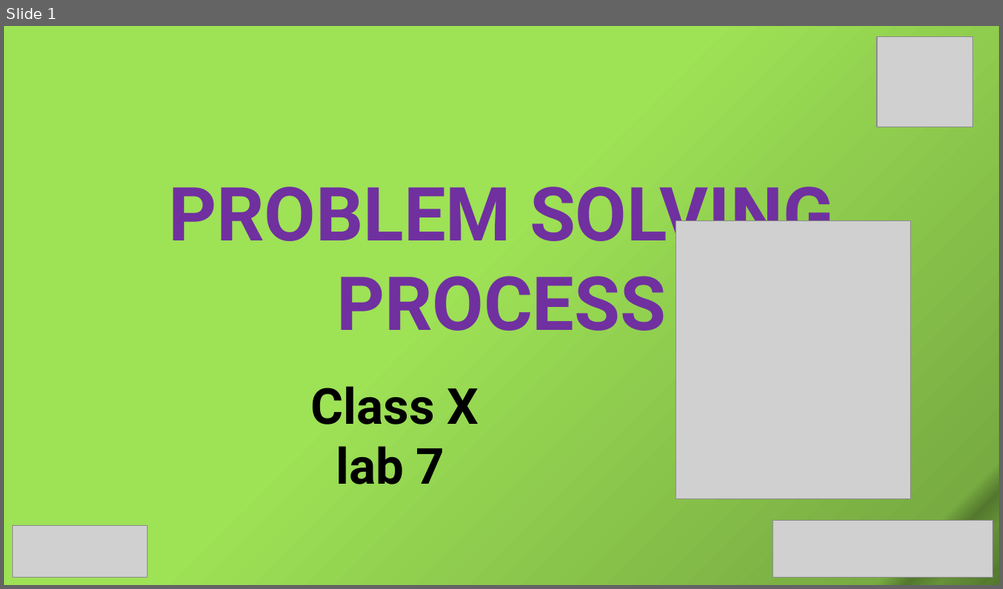
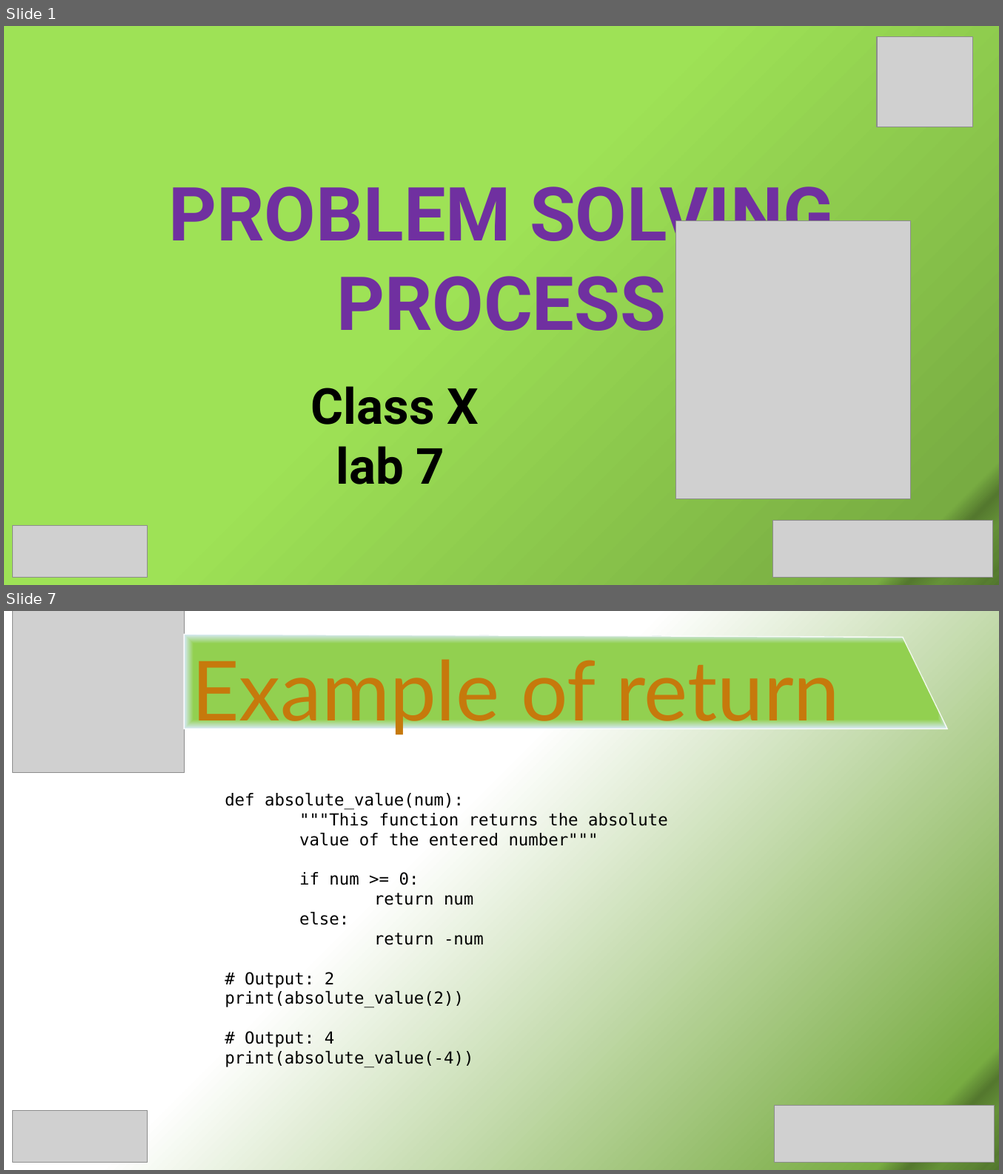
Before and after one commit to SabitDeepto/IIDP, a slide deck: class 10/lab 7 (psp)/2. Presentation/PSP_9.pptx. Shown one above the other, each under a label of ours: slide 1 before the commit, slides 1 and 7 after it; the slides between them are not shown. The pictures are 1003x589 and 1003x1174 pixels, drawn with LibreOffice and Linux fonts; fonts in the diff are those of the drawing; grey boxes stand for pictures. Boxes give left, top, right and bottom in pixels: in the first picture for what was removed or moved away, otherwise in the second. Text is boxed around its words. In the diff, an @@ line names an element or a change of style, - is before the commit and + after.

```diff
--- a/class 10/lab 7 (psp)/2. Presentation/PSP_9.pptx
+++ b/class 10/lab 7 (psp)/2. Presentation/PSP_9.pptx
@@ slide 7 added at (4, 611, 999, 1170), background gradient #FFFFFF to #78AC42 to #54782E to #659138 to #5C8433 to #557A2F to #577D30 to #52762D @@
@@ picture added at (13, 611, 184, 773) @@
@@ freeform shape added at (184, 634, 947, 729), fill gradient #92D050 to #D8E9FA, outline #FFFFFF 1 pt @@
@@ text added at (191, 659, 839, 735), 80 pt, text #C6790C @@
+Example of return
@@ text added at (225, 793, 668, 1068), 16 pt, text #000000 @@
+def absolute_value(num):
+"""This function returns the absolute
+value of the entered number"""
+if num >= 0:
+return num
+else:
+return -num
+# Output: 2
+print(absolute_value(2))
+# Output: 4
+print(absolute_value(-4))
@@ picture added at (13, 1111, 148, 1162) @@
@@ picture added at (774, 1105, 994, 1163) @@
```
Also in this commit, not shown: 1 slide changed, 5 other slides added, 3 slides removed, 2 other files.
